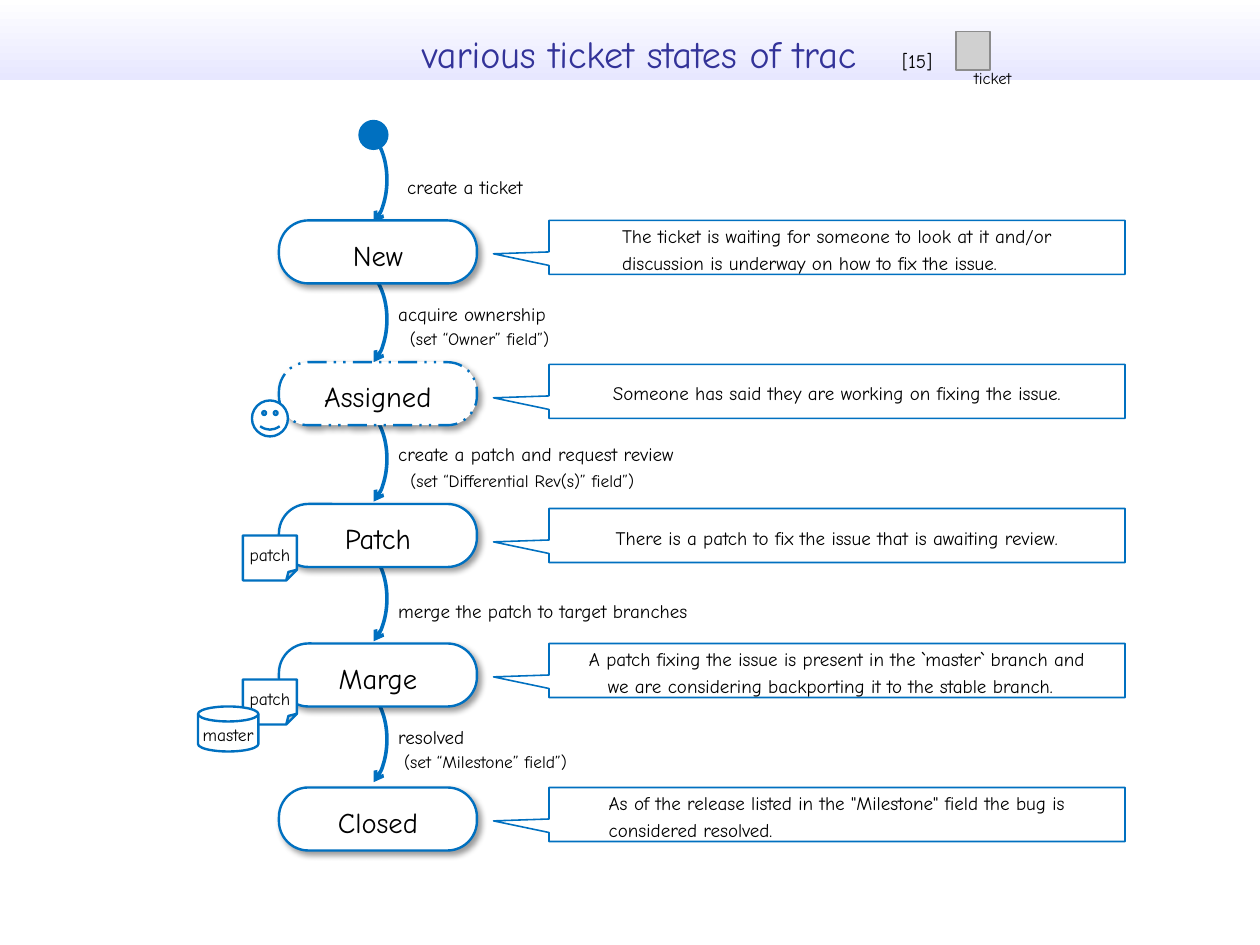
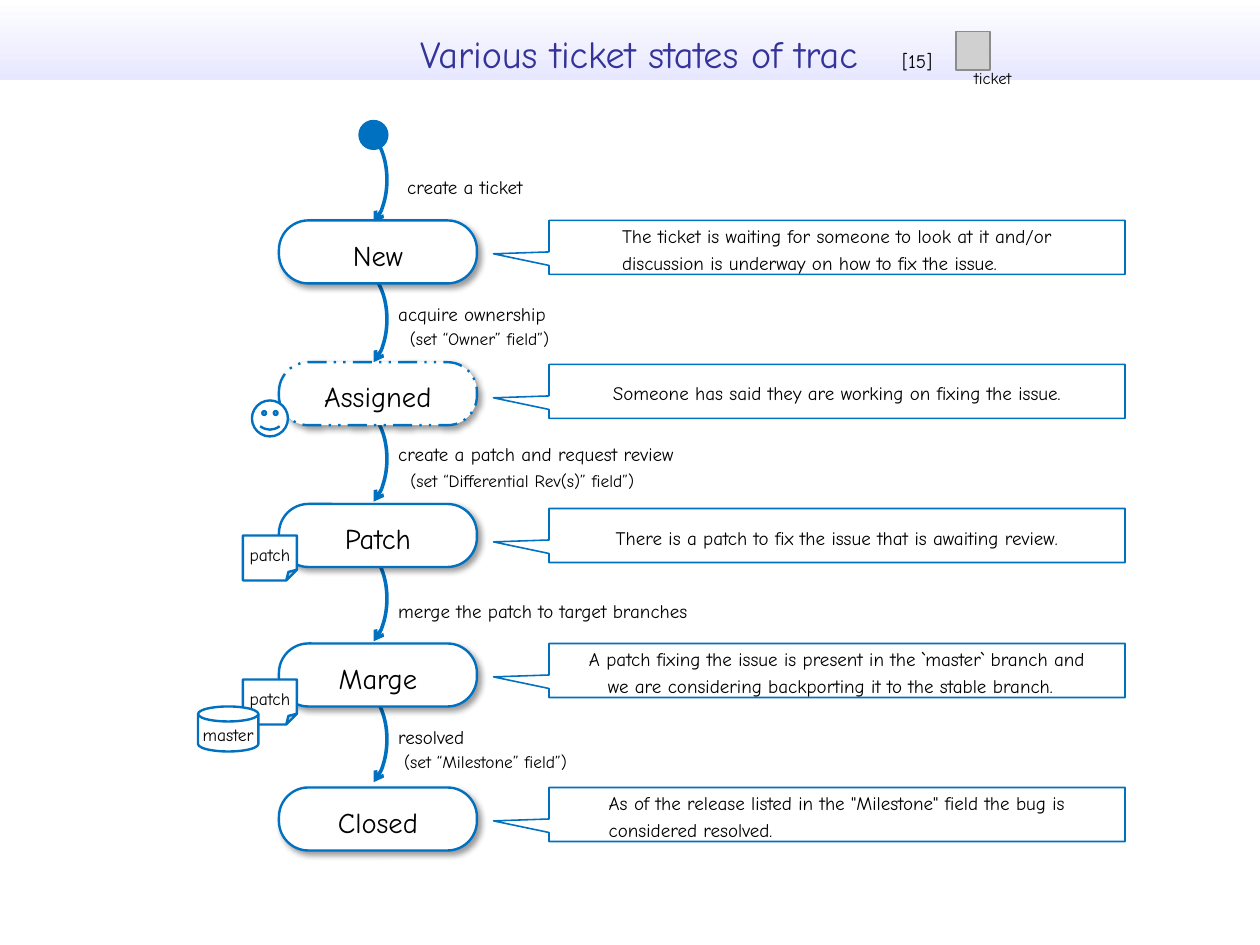
Before and after one commit to takenobu-hs/ghc-development-flow, a slide deck: slide 9 of src/ghc_development_flow.pptx. Drawn at 1260x945 pixels with LibreOffice and Linux fonts; fonts in the diff are those of the drawing; grey boxes stand for pictures. Boxes give left, top, right and bottom in pixels: in the first picture for what was removed or moved away, otherwise in the second. Text is boxed around its words. In the diff, an @@ line names an element or a change of style, - is before the commit and + after.

```diff
--- a/src/ghc_development_flow.pptx
+++ b/src/ghc_development_flow.pptx
@@ text at bbox=[420, 42, 857, 69]: text changed @@
-various ticket states of trac
+Various ticket states of trac
```
Also in this commit, not shown: 8 other slides changed, 6 slides added, 1 other file.
